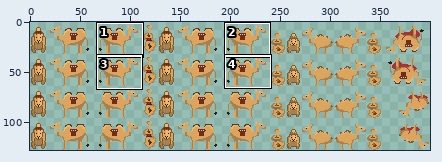
A pixel-art file gets an edit: sprites/animals/camel.aseprite. The first picture is a wide view before the edit; the outline marks the close-up.
Close-up. The starting point:
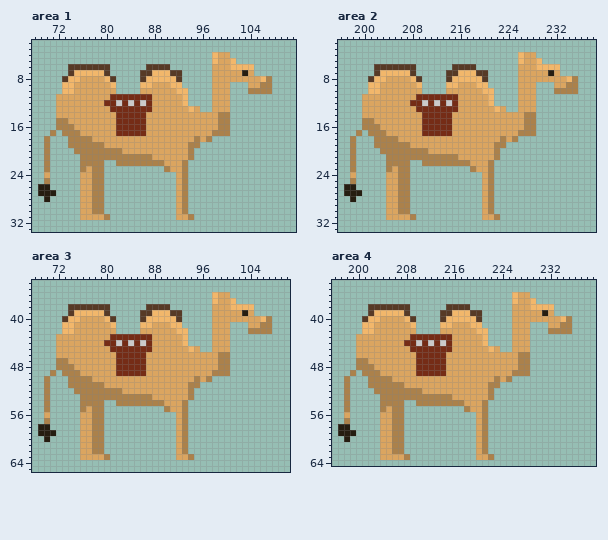
400x128 pixels, 1 frame. Colours within 5 levels of each other are drawn and written as one. Shown: area 1: x 68..111, y 2..33; area 2: x 196..238, y 2..33; area 3: x 68..110, y 34..65; area 4: x 196..239, y 34..64. The commit also changed other parts of the picture, which this record leaves out.
New version:
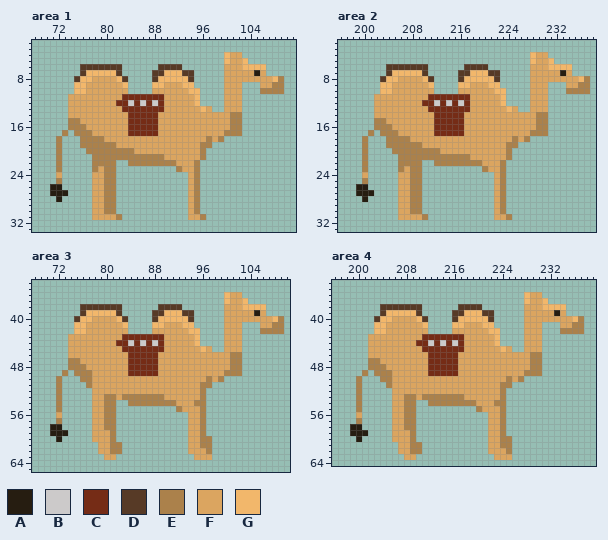
Palette (. is transparent): A #261d11  B #cccaca  C #752c16  D #573a26  E #ab814b  F #dba560  G #f2b76b
Changes in this commit:
Changed rows in their new state; - is an unchanged pixel.
Area 1:
first column x 69:
 4 -----------------------------..GFF-------
 5 -----------------------------..GFFG------
 6 -----..-----DD----..--DD-----..-FF--GG---
 7 -----..D---GGD---..DD-GGDD---..---F-AF---
 8 ----..DGG--FFGD--..D---GGD---..------FFGE
 9 ----..GG----FFG--..GG-FFGG---..-FF-..FFEE
10 ----..GG-----FF--..----FFGG--..-FF-..--EE
11 ---..-------FF-----CC---FFG--..-FF-------
12 ---..------FFC-----BC---FFG--..-FF-------
13 ---..-------FF-----CC----F-GF..-FF-------
14 ---..--------FF---CC----------FFEE-------
15 ---..EE------FF---CC----------FFEE-------
16 ---..-EE-----FF---CC----------FFEE-------
17 --.--.-EE----FF---CC---------FF-EE-------
18 -.-E-..--EE---------------F--FE----------
19 -.-E-..----EE------------FFEE------------
20 -.-E--..------EE---------FFE-------------
21 -.-E---..----------EE----FFE-------------
22 -.-E---..--EE..------EE-FFE--------------
23 -.-E---..-FEE--------..EFFE--------------
24 -.-F---..FFEE----------..FE--------------
25 -.-E---..FFEE----------..FE--------------
26 ..AA---..FFEE----------..FE--------------
27 ..-AA--..FFEE----------..FE--------------
28 -.-A---..FFEE----------..FE--------------
29 -------..FFEE----------..FE--------------
30 -------..FFEE----------..FE--------------
31 -------..--FFE---------..FFE-------------
Area 2:
first column x 197:
 4 -----------------------------..GFF-------
 5 -----------------------------..GFFG------
 6 -----..-----DD----..--DD-----..-FF--GG---
 7 -----..D---GGD---..DD-GGDD---..---F-AF---
 8 ----..DGG--FFGD--..D---GGD---..------FFGE
 9 ----..GG----FFG--..GG-FFGG---..-FF-..FFEE
10 ----..GG-----FF--..----FFGG--..-FF-..--EE
11 ---..-------FF-----CC---FFG--..-FF-------
12 ---..------FFC-----BC---FFG--..-FF-------
13 ---..-------FF-----CC----F-GF..-FF-------
14 ---..--------FF---CC----------FFEE-------
15 ---..EE------FF---CC----------FFEE-------
16 ---..-EE-----FF---CC----------FFEE-------
17 --.--.-EE----FF---CC---------FF-EE-------
18 -.-E-..--EE---------------F--FE----------
19 -.-E-..----EE------------FFEE------------
20 -.-E--..------EE---------FFE-------------
21 -.-E---..----------EE----FFE-------------
22 -.-E---..--EE..------EE-FFE--------------
23 -.-E---..-FEE--------..EFFE--------------
24 -.-F---..FFEE----------..FE--------------
25 -.-E---..FFEE----------..FE--------------
26 ..AA---..FFEE----------..FE--------------
27 ..-AA--..FFEE----------..FE--------------
28 -.-A---..FFEE----------..FE--------------
29 -------..FFEE----------..FE--------------
30 -------..FFEE----------..FE--------------
31 -------..--FFE---------..FFE-------------
Area 3:
first column x 69:
36 -----------------------------..GFF-------
37 -----------------------------..GFFG------
38 -----..-----DD----..--DD-----..-FF--GG---
39 -----..D---GGD---..DD-GGDD---..---F-AF---
40 ----..DGG--FFGD--..D---GGD---..------FFGE
41 ----..GG----FFG--..GG-FFGG---..-FF-..FFEE
42 ----..GG-----FF--..----FFGG--..-FF-..--EE
43 ---..-------FF-----CC---FFG--..-FF-------
44 ---..------FFC-----BC---FFG--..-FF-------
45 ---..-------FF-----CC----F-GF..-FF-------
46 ---..--------FF---CC----------FFEE-------
47 ---..EE------FF---CC----------FFEE-------
48 ---..-EE-----FF---CC----------FFEE-------
49 --.--.-EE----FF---CC---------FF-EE-------
50 -.-E-..-------------------F--FE----------
51 -.-E-...-FF--------------FFEE------------
52 -.-E--...FFFFF-----------FFE-------------
53 -.-E---..FF--F-----EE----FFE-------------
54 -.-E---..FFEE..------EE-FFEE-------------
55 -.-E---..FFEE--------..EFFFE-------------
56 -.-F---..FFEE----------..FFE-------------
57 -.-E---..FFEE----------..FFE-------------
58 ..AA---..FFEE----------..FFE-------------
59 ..-AA--..FFFE----------..FFE-------------
60 -.-A---..FFFE----------..FFEE------------
61 -------...FFEE---------..FFEE------------
62 -------...FFEE---------..FFFE------------
63 -------....FF----------...FFF------------
Area 4:
first column x 197:
36 -----------------------------..GFF-------
37 -----------------------------..GFFG------
38 -----..-----DD----..--DD-----..-FF--GG---
39 -----..D---GGD---..DD-GGDD---..---F-AF---
40 ----..DGG--FFGD--..D---GGD---..------FFGE
41 ----..GG----FFG--..GG-FFGG---..-FF-..FFEE
42 ----..GG-----FF--..----FFGG--..-FF-..--EE
43 ---..-------FF-----CC---FFG--..-FF-------
44 ---..------FFC-----BC---FFG--..-FF-------
45 ---..-------FF-----CC----F-GF..-FF-------
46 ---..--------FF---CC----------FFEE-------
47 ---..EE------FF---CC----------FFEE-------
48 ---..-EE-----FF---CC----------FFEE-------
49 --.--.-EE----FF---CC---------FF-EE-------
50 -.-E-..-------------------F--FE----------
51 -.-E-...-FF--------------FFEE------------
52 -.-E--...FFFFF-----------FFE-------------
53 -.-E---..FF--F-----EE----FFE-------------
54 -.-E---..FFEE..------EE-FFEE-------------
55 -.-E---..FFEE--------..EFFFE-------------
56 -.-F---..FFEE----------..FFE-------------
57 -.-E---..FFEE----------..FFE-------------
58 ..AA---..FFEE----------..FFE-------------
59 ..-AA--..FFFE----------..FFE-------------
60 -.-A---..FFFE----------..FFEE------------
61 -------...FFEE---------..FFEE------------
62 -------...FFEE---------..FFFE------------
63 -------....FF----------...FFF------------
